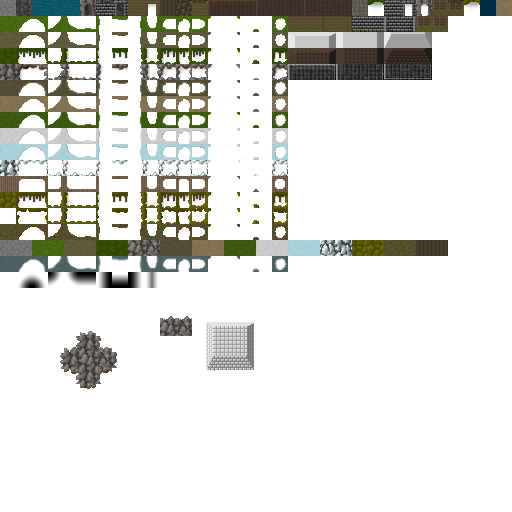
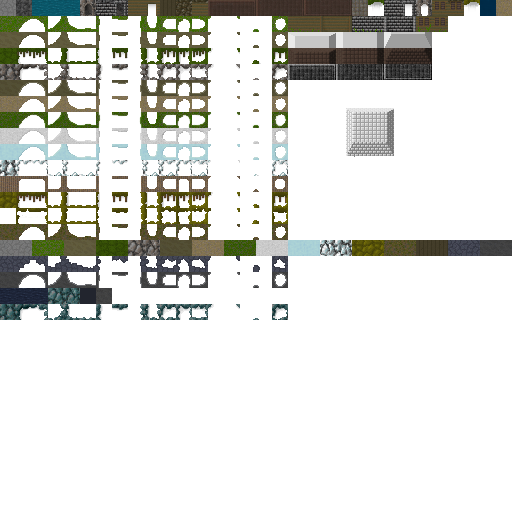
Revision of a layered 512 x 512 image; what changed, layer by layer:
painted on "foreground" over [0,108,512,389]
